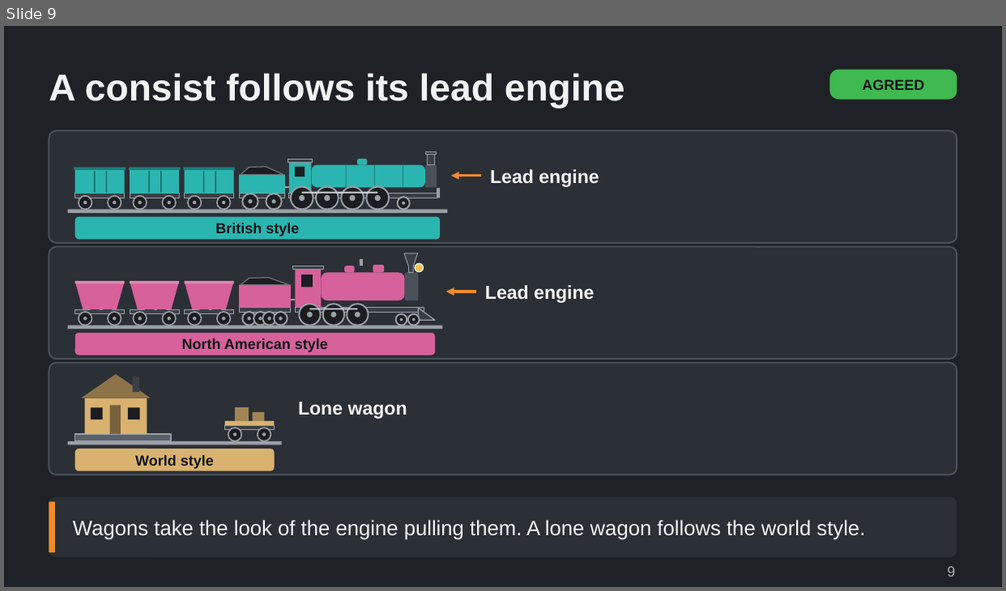
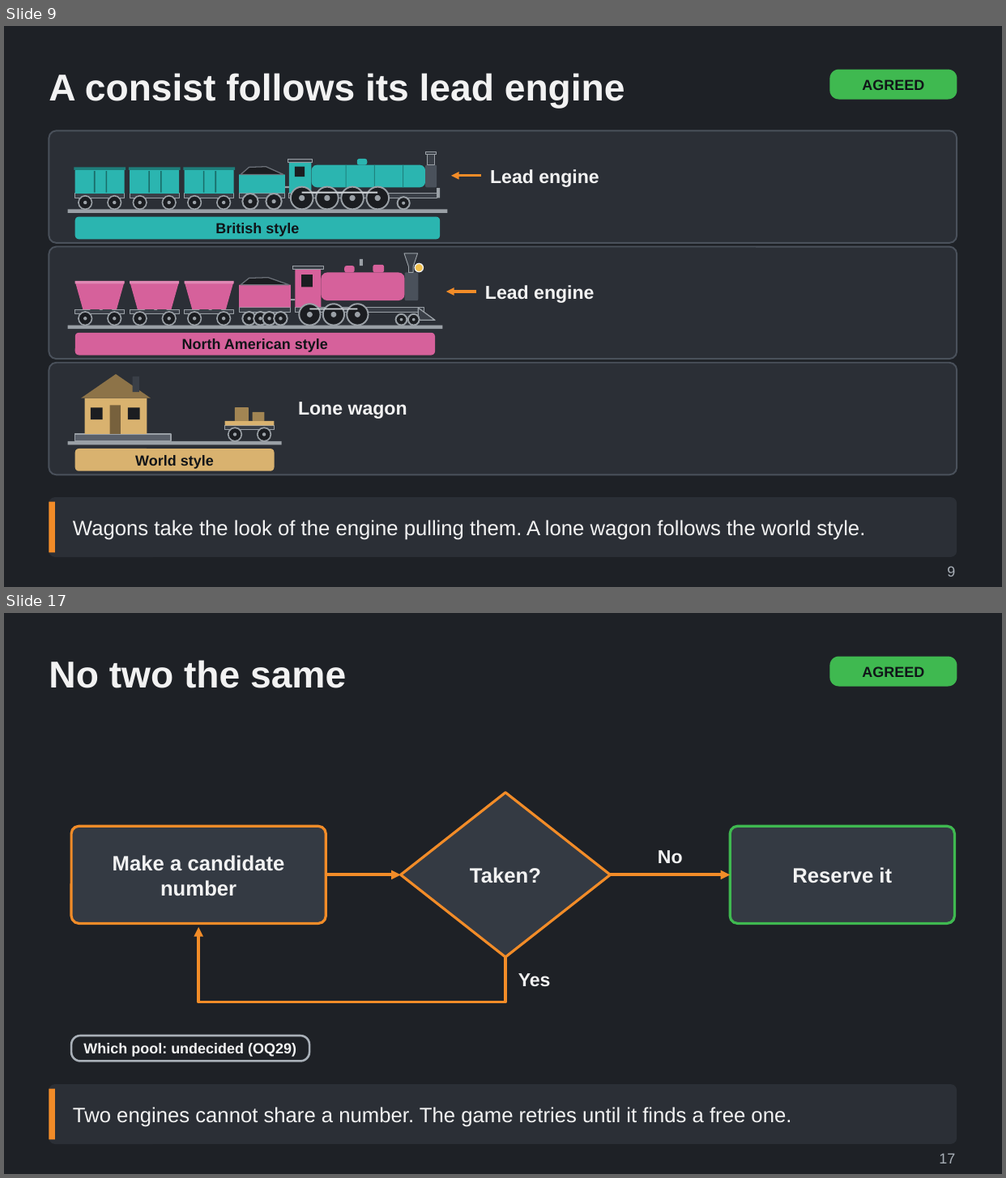
Before and after one commit to Tarenkookoo/Satisfactory---Early-Locomotion, a slide deck: Reporting/Claude Presents/Deck5_Regions_Numbers/Regions_Numbers_and_Fleet_Identity_Explained.pptx. Shown one above the other, each under a label of ours: slide 9 before the commit, slides 9 and 17 after it; the slides between them are not shown. The pictures are 1006x591 and 1006x1178 pixels, drawn with LibreOffice and Linux fonts; fonts in the diff are those of the drawing. Boxes give left, top, right and bottom in pixels: in the first picture for what was removed or moved away, otherwise in the second. Text is boxed around its words. In the diff, an @@ line names an element or a change of style, - is before the commit and + after.

```diff
--- a/Reporting/Claude Presents/Deck5_Regions_Numbers/Regions_Numbers_and_Fleet_Identity_Explained.pptx
+++ b/Reporting/Claude Presents/Deck5_Regions_Numbers/Regions_Numbers_and_Fleet_Identity_Explained.pptx
@@ slide 17 added at (4, 613, 1002, 1174), background #1E2126 @@
@@ title added at (49, 660, 346, 688), 36 pt, text #F2F2F2, bold @@
+No two the same
@@ rounded rectangle added at (829, 657, 957, 687), fill #3FB950, 14 pt, text #101418, bold @@
+AGREED
@@ group added at (71, 793, 955, 1003): 2 rounded rectangles, 2 arrows, 2 texts, 1 diamond, 1 freeform shape @@
+Make a candidate number
+Taken?
+Reserve it
+No
+Yes
@@ rounded rectangle added at (71, 1036, 309, 1062), outline #A9B0B8 2 pt, 14 pt, text #F2F2F2, bold @@
+Which pool: undecided (OQ29)
@@ rounded rectangle added at (49, 1084, 957, 1144), fill #2B2F36 @@
@@ rectangle added at (49, 1089, 55, 1140), fill #F28C28 @@
@@ text added at (73, 1107, 791, 1127), 20 pt, text #F2F2F2 @@
+Two engines cannot share a number. The game retries until it finds a free one.
@@ text added at (939, 1153, 955, 1164), 14 pt, text #A9B0B8 @@
+17
```
Also in this commit, not shown: 8 other slides added, 3 other files.
